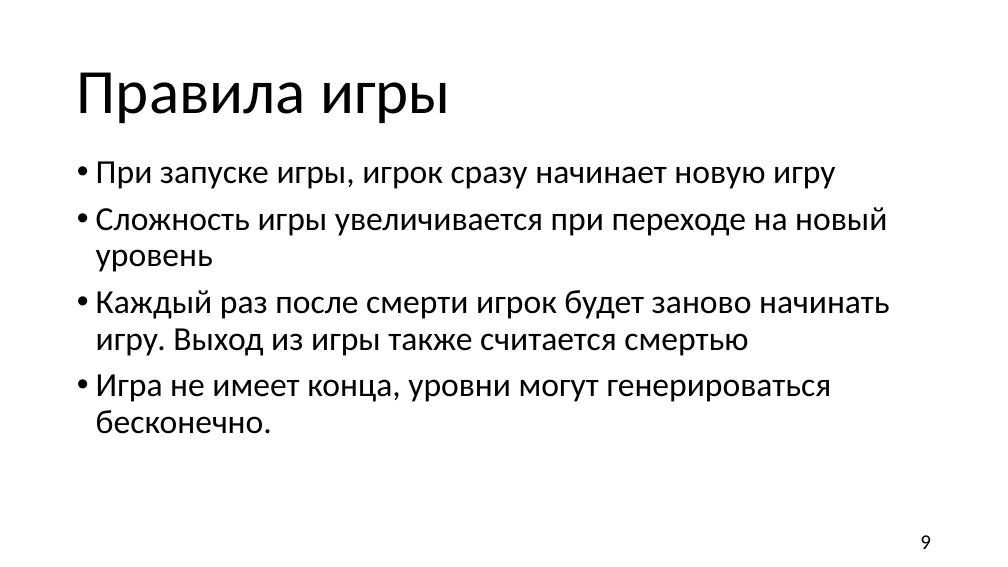
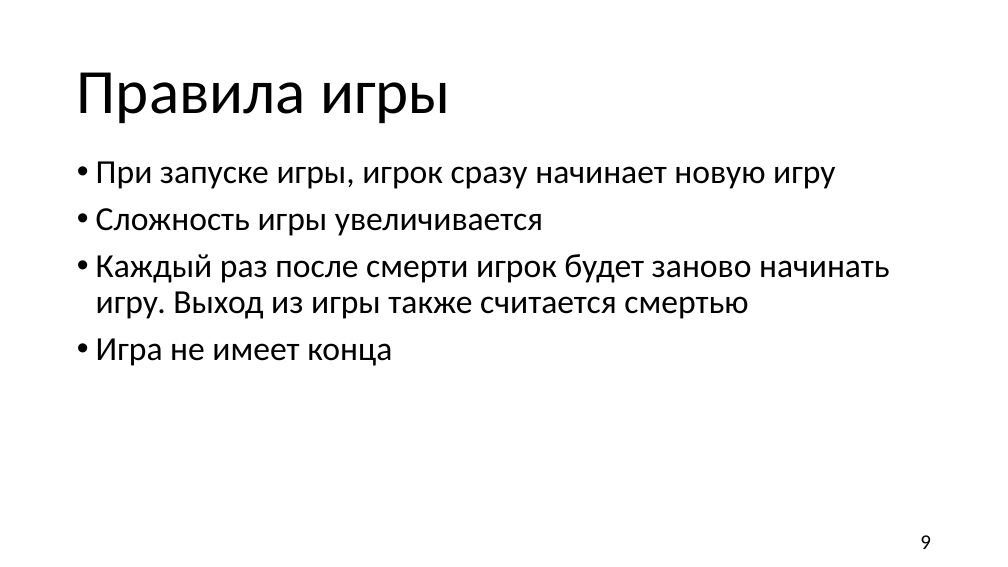
Before and after one commit to TiltInteractive/The-game-Resperation-, a slide deck: slide 9 of Б9121-09.03.03пикд_команда_4_презентация.pptx. Drawn at 1008x567 pixels with LibreOffice and Linux fonts; fonts in the diff are those of the drawing; background and template pictures are left out. Boxes give left, top, right and bottom in pixels: in the first picture for what was removed or moved away, otherwise in the second. Text is boxed around its words. In the diff, an @@ line names an element or a change of style, - is before the commit and + after.

```diff
--- a/Б9121-09.03.03пикд_команда_4_презентация.pptx
+++ b/Б9121-09.03.03пикд_команда_4_презентация.pptx
@@ text at box(96, 208, 543, 236): text changed @@
-• Сложность игры увеличивается при переходе на новый уровень
+• Сложность игры увеличивается
@@ text at box(96, 338, 392, 366): text changed @@
-• Игра не имеет конца, уровни могут генерироваться бесконечно.
+• Игра не имеет конца
```
Also in this commit, not shown: 1 other slide changed, 2 other files.
